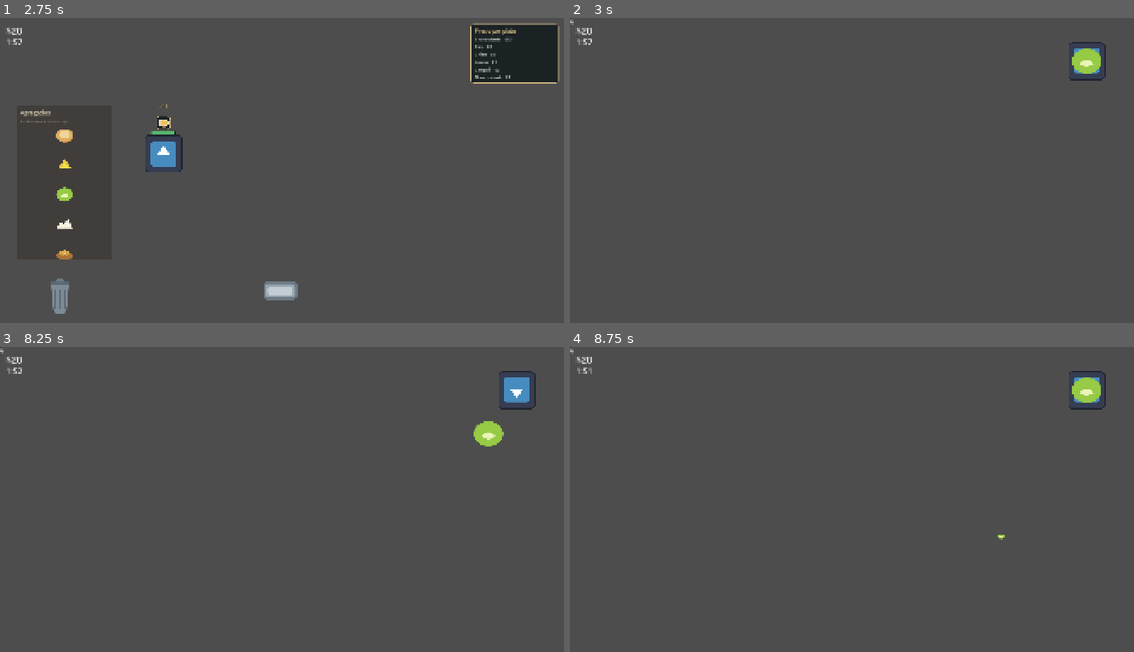
Above: before the commit, frames 1-4 (two rows, left to right).
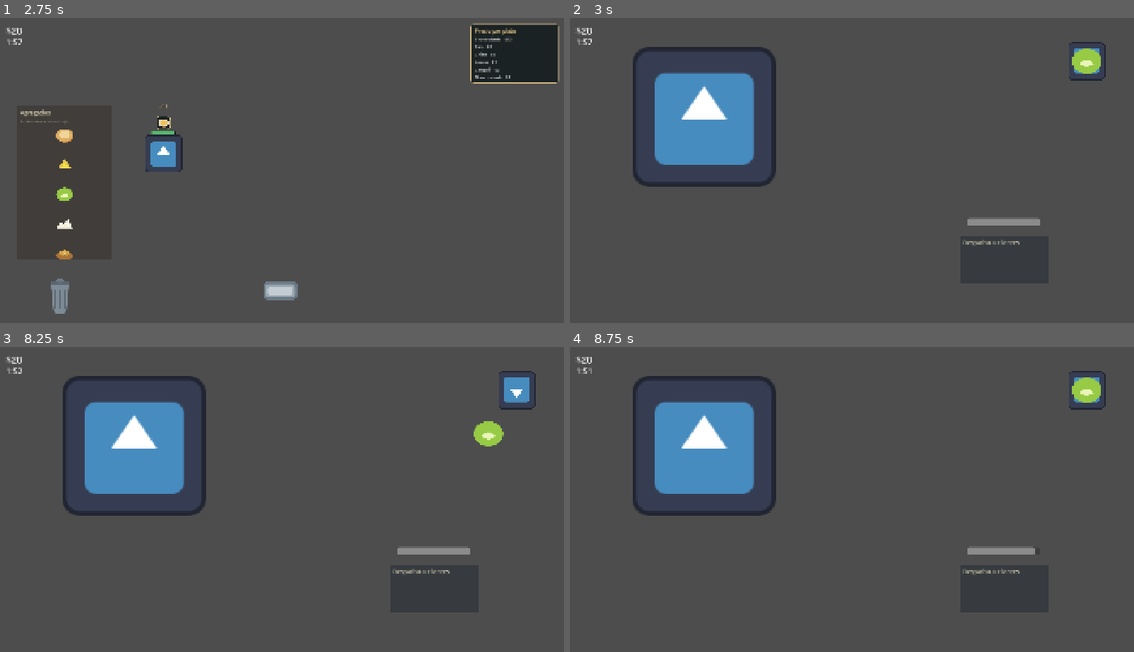
Above: after the commit, the same moments.

Repository: pancrasea/Salados
Game: Godot game, scene res://src/core/main/main.tscn
Same seed, same stepped clock (60 frames per second), same inputs: the game is played once before the commit and once after it. The engine's default icon, where the game draws it, is replaced by a stand-in: a white triangle on a blue panel in a dark square.
Inputs (mouse positions are in pixels of both pictures, inside the frame that each line leads up to):
- Up to frame 1 (2.75 s): click "Jugar" at 0.5 s; click (5, 176) at 1.25 s; click (558, 176) at 2 s
- Up to frame 2 (3 s): click (outside the picture) at 2.75 s
- Up to frame 3 (8.25 s): click (5, 505) at 3.5 s; click (558, 505) at 4.25 s; click (outside the picture) at 5 s; click (5, 505) at 5.75 s; click (558, 505) at 6.5 s; click (outside the picture) at 7.25 s; tap Enter at 8 s; drag from (518, 389) to (428, 520) at 8.02 s
- Up to frame 4 (8.75 s): no input

Frame 1 is identical in both runs. In frame 2, 7.1% of the frame differs, in the area x 0-84%, y 0-75%; in frame 3, 7.1%; in frame 4, 7.1%.

Commit message:
BackStation semi-complete

Diff:
--- a/project.godot
+++ b/project.godot
@@ -17,8 +17,9 @@
 
 [autoload]
 
+AudioManager="*uid://b27n5jkjfn841"
 GameManager="*uid://balcd6yncu3ii"
-AudioManager="*uid://b27n5jkjfn841"
+GameEvents="*uid://bhvt3e8es33v1"
 
 [display]
 
--- a/resources/items/encebollado_albacora.tres
+++ b/resources/items/encebollado_albacora.tres
@@ -1,13 +1,12 @@
-[gd_resource type="Resource" script_class="EncebolladoIngrediente" load_steps=3 format=3]
+[gd_resource type="Resource" script_class="EncebolladoIngrediente" format=3 uid="uid://cphpr8jwnrxuh"]
 
-[ext_resource type="Script" path="res://src/core/resources_scripts/encebollado_ingrediente.gd" id="1_dato"]
-[ext_resource type="Resource" path="res://resources/items/item_albacora.tres" id="2_item"]
+[ext_resource type="Script" uid="uid://clw8bfrrcqs7b" path="res://src/core/resources_scripts/encebollado_ingrediente.gd" id="1_dato"]
+[ext_resource type="Resource" uid="uid://bs6x8roxg4tob" path="res://resources/items/item_albacora.tres" id="2_item"]
 
 [resource]
 script = ExtResource("1_dato")
 id = &"albacora"
 nombre_visible = "Albacora cocida"
 preparacion = 1
-clics_necesarios = 3
 resultado_visible = "Albacora desmenuzada"
 item_entrada = ExtResource("2_item")
--- a/resources/items/encebollado_cebolla_colorada.tres
+++ b/resources/items/encebollado_cebolla_colorada.tres
@@ -1,13 +1,11 @@
-[gd_resource type="Resource" script_class="EncebolladoIngrediente" load_steps=3 format=3]
+[gd_resource type="Resource" script_class="EncebolladoIngrediente" format=3 uid="uid://b3bksp1g14pg"]
 
-[ext_resource type="Script" path="res://src/core/resources_scripts/encebollado_ingrediente.gd" id="1_dato"]
-[ext_resource type="Resource" path="res://resources/items/item_cebolla_colorada.tres" id="2_item"]
+[ext_resource type="Script" uid="uid://clw8bfrrcqs7b" path="res://src/core/resources_scripts/encebollado_ingrediente.gd" id="1_dato"]
+[ext_resource type="Resource" uid="uid://dp16ststomd85" path="res://resources/items/item_cebolla_colorada.tres" id="2_item"]
 
 [resource]
 script = ExtResource("1_dato")
 id = &"cebolla_colorada"
 nombre_visible = "Cebolla colorada"
-preparacion = 0
-clics_necesarios = 3
 resultado_visible = "Cebolla cortada"
 item_entrada = ExtResource("2_item")
--- a/resources/items/encebollado_yuca.tres
+++ b/resources/items/encebollado_yuca.tres
@@ -1,13 +1,11 @@
-[gd_resource type="Resource" script_class="EncebolladoIngrediente" load_steps=3 format=3]
+[gd_resource type="Resource" script_class="EncebolladoIngrediente" format=3 uid="uid://1usejqhhdwou"]
 
-[ext_resource type="Script" path="res://src/core/resources_scripts/encebollado_ingrediente.gd" id="1_dato"]
-[ext_resource type="Resource" path="res://resources/items/item_yuca.tres" id="2_item"]
+[ext_resource type="Script" uid="uid://clw8bfrrcqs7b" path="res://src/core/resources_scripts/encebollado_ingrediente.gd" id="1_dato"]
+[ext_resource type="Resource" uid="uid://ddhjmj1sdmjxl" path="res://resources/items/item_yuca.tres" id="2_item"]
 
 [resource]
 script = ExtResource("1_dato")
 id = &"yuca"
 nombre_visible = "Yuca cocida"
-preparacion = 0
-clics_necesarios = 3
 resultado_visible = "Yuca desmenuzada"
 item_entrada = ExtResource("2_item")
--- a/resources/items/item_albacora.tres
+++ b/resources/items/item_albacora.tres
@@ -1,7 +1,7 @@
-[gd_resource type="Resource" script_class="ItemData" load_steps=4 format=3]
+[gd_resource type="Resource" script_class="ItemData" format=3 uid="uid://bs6x8roxg4tob"]
 
-[ext_resource type="Script" path="res://src/entities/item/item_data.gd" id="1_item"]
-[ext_resource type="Texture2D" path="res://assets/sprites/items/pescado_desmenuzado.svg" id="2_sprite"]
+[ext_resource type="Script" uid="uid://3lbagxejrkv8" path="res://src/entities/item/item_data.gd" id="1_item"]
+[ext_resource type="Texture2D" uid="uid://cbvio35ghrond" path="res://assets/sprites/items/pescado_desmenuzado.svg" id="2_sprite"]
 [ext_resource type="Resource" path="res://resources/items/pescado_desmenuzado.tres" id="3_next"]
 
 [resource]
--- a/resources/items/item_cebolla_colorada.tres
+++ b/resources/items/item_cebolla_colorada.tres
@@ -1,7 +1,7 @@
-[gd_resource type="Resource" script_class="ItemData" load_steps=4 format=3]
+[gd_resource type="Resource" script_class="ItemData" format=3 uid="uid://dp16ststomd85"]
 
-[ext_resource type="Script" path="res://src/entities/item/item_data.gd" id="1_item"]
-[ext_resource type="Texture2D" path="res://assets/sprites/items/cebolla_cortada.svg" id="2_sprite"]
+[ext_resource type="Script" uid="uid://3lbagxejrkv8" path="res://src/entities/item/item_data.gd" id="1_item"]
+[ext_resource type="Texture2D" uid="uid://c2hiiop35lfat" path="res://assets/sprites/items/cebolla_cortada.svg" id="2_sprite"]
 [ext_resource type="Resource" path="res://resources/items/cebolla_cortada.tres" id="3_next"]
 
 [resource]
--- a/resources/items/item_yuca.tres
+++ b/resources/items/item_yuca.tres
@@ -1,7 +1,7 @@
-[gd_resource type="Resource" script_class="ItemData" load_steps=4 format=3]
+[gd_resource type="Resource" script_class="ItemData" format=3 uid="uid://ddhjmj1sdmjxl"]
 
-[ext_resource type="Script" path="res://src/entities/item/item_data.gd" id="1_item"]
-[ext_resource type="Texture2D" path="res://assets/sprites/items/yuca_desmenuzada.svg" id="2_sprite"]
+[ext_resource type="Script" uid="uid://3lbagxejrkv8" path="res://src/entities/item/item_data.gd" id="1_item"]
+[ext_resource type="Texture2D" uid="uid://cftkyeypwi7a4" path="res://assets/sprites/items/yuca_desmenuzada.svg" id="2_sprite"]
 [ext_resource type="Resource" path="res://resources/items/yuca_desmenuzada.tres" id="3_next"]
 
 [resource]
--- /dev/null
+++ b/resources/items/jugo_naranja.tres
@@ -0,0 +1,12 @@
+[gd_resource type="Resource" script_class="ItemData" format=3 uid="uid://d38cwj0qh00k"]
+
+[ext_resource type="Texture2D" uid="uid://bl18xgw8cm1yt" path="res://assets/sprites/items/olla.svg" id="1_tcaeh"]
+[ext_resource type="Script" uid="uid://3lbagxejrkv8" path="res://src/entities/item/item_data.gd" id="1_w0jbx"]
+
+[resource]
+script = ExtResource("1_w0jbx")
+name = "Jugo de Naranja"
+icon = ExtResource("1_tcaeh")
+item_id = "jugo_naranja"
+is_final_product = true
+metadata/_custom_type_script = "uid://3lbagxejrkv8"
--- /dev/null
+++ b/src/core/autoloads/game_events.gd
@@ -0,0 +1,3 @@
+extends Node
+
+signal exprimiendo_jugo(item: BaseItem)
--- a/src/entities/item/base_item.gd
+++ b/src/entities/item/base_item.gd
@@ -76,6 +76,8 @@
 
 		# Caso contenedor (plato o vaso): el ingrediente se consume.
 		if target is BaseItem and target.data and target.data.is_container:
+			if target.data.item_id == "exprimidor":
+				break
 			target.collect_ingredients(self.data)
 			successful_drop = true
 			queue_free()
--- a/src/entities/item/ingredients/naranja_ingredient.gd
+++ b/src/entities/item/ingredients/naranja_ingredient.gd
@@ -13,7 +13,5 @@
 
 		if target == self: continue
 		if target is BaseItem and target.data and target.data.item_id == "exprimidor":
-			print("EXPRIMIR")
-			#successful_drop = true
-			#queue_free()
-			#break
+			GameEvents.exprimiendo_jugo.emit(self)
+			return
--- a/src/entities/station/BackStation.tscn
+++ b/src/entities/station/BackStation.tscn
@@ -5,6 +5,8 @@
 [ext_resource type="Resource" uid="uid://dcpdqjergkvg6" path="res://resources/items/naranja.tres" id="3_xm5kj"]
 [ext_resource type="PackedScene" uid="uid://damlcd1kxwvv4" path="res://src/entities/item/ingredients/naranja_ingredient.tscn" id="4_4cm5f"]
 [ext_resource type="PackedScene" uid="uid://c4g7s4uyhxp1s" path="res://src/entities/item/exprimidor_item.tscn" id="4_xm5kj"]
+[ext_resource type="Texture2D" uid="uid://svxt66mhkaxa" path="res://icon.svg" id="6_mkb0r"]
+[ext_resource type="PackedScene" uid="uid://cdispatch001" path="res://src/entities/station/dispatch_zone.tscn" id="7_qj16u"]
 
 [sub_resource type="RectangleShape2D" id="RectangleShape2D_g4v7s"]
 size = Vector2(502, 486)
@@ -20,12 +22,43 @@
 [node name="ExprimidorItem" parent="." unique_id=1939094178 instance=ExtResource("4_xm5kj")]
 position = Vector2(1466, 588)
 
+[node name="JugoProgress" type="ProgressBar" parent="." unique_id=1650042148]
+offset_left = 1352.0
+offset_top = 681.0
+offset_right = 1598.0
+offset_bottom = 708.0
+show_percentage = false
+
 [node name="Area2D" type="Area2D" parent="." unique_id=69915181]
 position = Vector2(456, 336)
 
 [node name="CollisionShape2D" type="CollisionShape2D" parent="Area2D" unique_id=452936697]
 shape = SubResource("RectangleShape2D_g4v7s")
 
-[node name="ProgressBar" type="ProgressBar" parent="." unique_id=1650042148]
-offset_right = 4.0
-offset_bottom = 27.0
+[node name="Sprite2D" type="Sprite2D" parent="Area2D" unique_id=473011566]
+scale = Vector2(3.828125, 3.71875)
+texture = ExtResource("6_mkb0r")
+
+[node name="ZonaDespacho" type="ColorRect" parent="." unique_id=1968051478]
+offset_left = 1327.0
+offset_top = 741.0
+offset_right = 1627.0
+offset_bottom = 901.0
+mouse_filter = 2
+color = Color(0.11, 0.15, 0.19, 0.45)
+
+[node name="Titulo" type="Label" parent="ZonaDespacho" unique_id=1573215111]
+layout_mode = 0
+offset_left = 8.0
+offset_top = 8.0
+offset_right = 292.0
+offset_bottom = 40.0
+theme_override_colors/font_color = Color(0.85, 0.82, 0.7, 1)
+theme_override_font_sizes/font_size = 20
+text = "Despacho a clientes"
+
+[node name="DispatchZone" parent="." unique_id=1040047552 instance=ExtResource("7_qj16u")]
+position = Vector2(1477, 821)
+
+[node name="JugoSpawn" type="Node2D" parent="." unique_id=784755835]
+position = Vector2(1107, 562)
--- a/src/entities/station/back_station.gd
+++ b/src/entities/station/back_station.gd
@@ -1 +1,32 @@
 extends Station
+
+@onready var jugo_spawn: Node2D = $JugoSpawn
+@onready var jugo_progress: ProgressBar = $JugoProgress
+@onready var default_max_progress = 50
+@onready var jugo_data : ItemData = preload("res://resources/items/jugo_naranja.tres")
+
+var fruits_progress: Dictionary[BaseItem, int]
+
+func _ready() -> void:
+	GameEvents.exprimiendo_jugo.connect(_on_jugo_exprimiendo)
+	jugo_progress.value = 100.0
+
+func _on_jugo_exprimiendo(item: BaseItem) -> void:
+	if item not in fruits_progress.keys():
+		fruits_progress[item] = default_max_progress
+
+	fruits_progress[item]-= 1
+	jugo_progress.value-= 1.0
+
+	if fruits_progress[item] == 0:
+		fruits_progress.erase(item)
+		item.queue_free()
+		print("EXPRIMIDA POR COMPLETO")
+
+	if jugo_progress.value == 0.0:
+		jugo_progress.value = 100.0
+		var jugo  = preload("res://src/entities/item/base_item.tscn").instantiate() as BaseItem
+		jugo._transform_into(jugo_data)
+		jugo.global_position = jugo_spawn.global_position
+		add_child(jugo)
+		print("JUGO LISTO")
Not shown, added: src/core/autoloads/game_events.gd.uid
